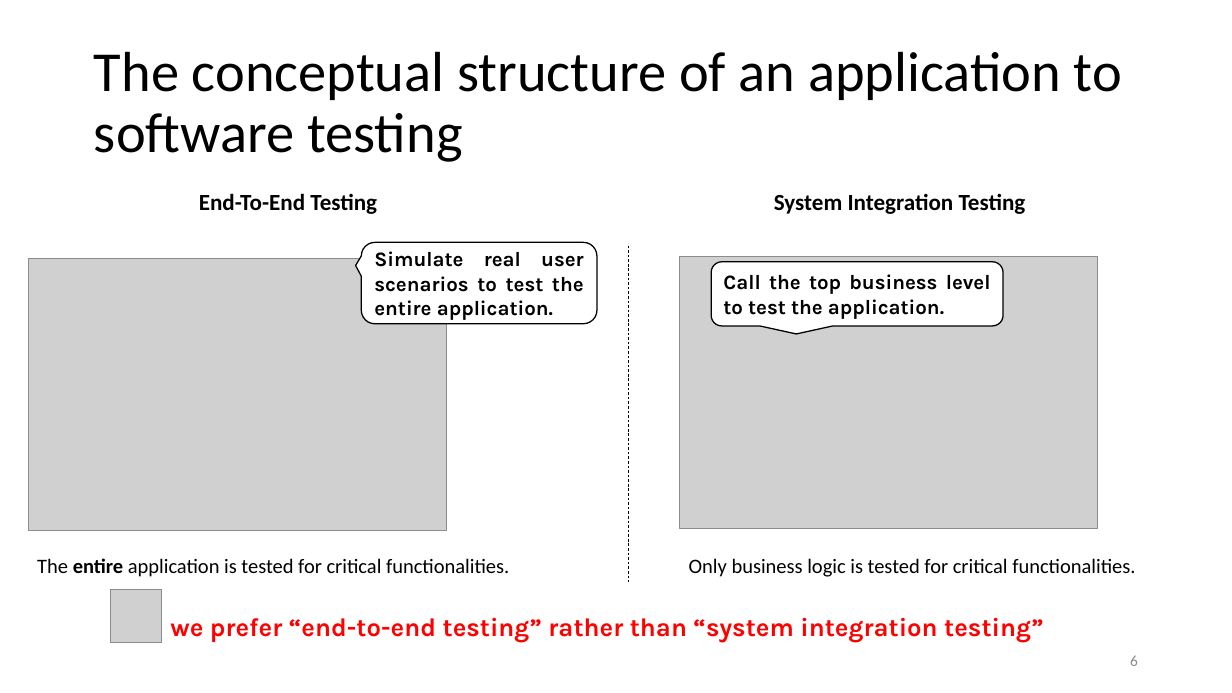
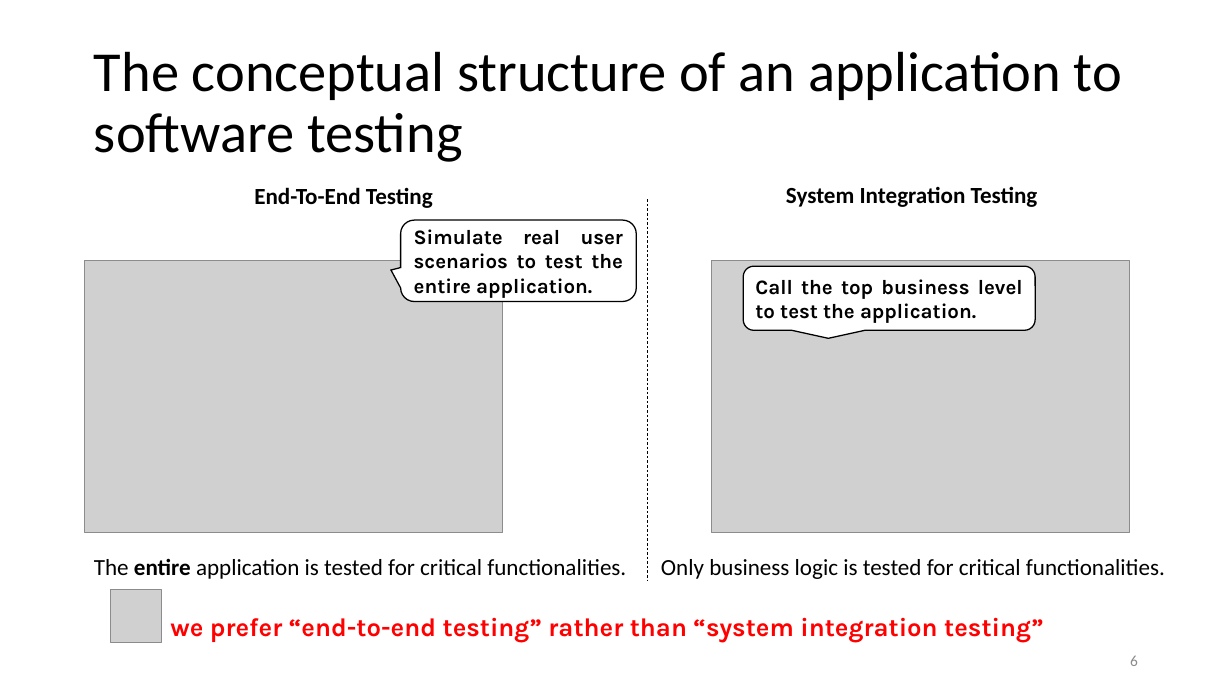
Before and after one commit to liepnguyen/Planru, a slide deck: slide 6 of Documents/Lessons Learned From Agile Quality Assurance In Scrum.pptx. Drawn at 1232x693 pixels with LibreOffice and Linux fonts; fonts in the diff are those of the drawing; grey boxes stand for pictures. Boxes give left, top, right and bottom in pixels: in the first picture for what was removed or moved away, otherwise in the second. Text is boxed around its words. In the diff, an @@ line names an element or a change of style, - is before the commit and + after.

Commit message:
updated

```diff
--- a/Documents/Lessons Learned From Agile Quality Assurance In Scrum.pptx
+++ b/Documents/Lessons Learned From Agile Quality Assurance In Scrum.pptx
@@ text "End-To-End Testing": place and size @@
-text "End-To-End Testing" at <box>199,193,377,214</box>
+text "End-To-End Testing" at <box>254,187,433,208</box>
@@ text "System Integration Testing": place and size @@
-text "System Integration Testing" at <box>774,193,1026,214</box>
+text "System Integration Testing" at <box>786,186,1038,207</box>
@@ line moved from (629, 246) - (629, 582) to (648, 200) - (648, 580) @@
@@ rounded speech box "Simulate real user scenarios to ...": place and size @@
-rounded speech box "Simulate real user scenarios to ..." at <box>361,242,597,323</box>
+rounded speech box "Simulate real user scenarios to ..." at <box>401,220,637,301</box>
@@ rounded speech box "Simulate real user scenarios to ..." at <box>401,220,637,301</box>: proportions changed @@
@@ picture: place and size @@
-picture at <box>28,259,446,531</box>
+picture at <box>85,261,504,532</box>
@@ picture: place and size @@
-picture at <box>679,257,1098,529</box>
+picture at <box>712,261,1130,532</box>
@@ rounded speech box "Call the top business level ...": place and size @@
-rounded speech box "Call the top business level ..." at <box>712,262,1004,325</box>
+rounded speech box "Call the top business level ..." at <box>743,266,1035,330</box>
@@ text "The entire application is tested ..." at <box>94,558,626,579</box>: size 16 to 18 pt @@
@@ text "The entire application is tested ...": place and size @@
-text "The entire application is tested ..." at <box>37,558,509,577</box>
+text "The entire application is tested ..." at <box>94,558,626,579</box>
@@ text "Only business logic is tested ...": place and size @@
-text "Only business logic is tested ..." at <box>689,558,1135,577</box>
+text "Only business logic is tested ..." at <box>661,559,1165,579</box>
@@ text "Only business logic is tested ..." at <box>661,559,1165,579</box>: size 16 to 18 pt @@
```
